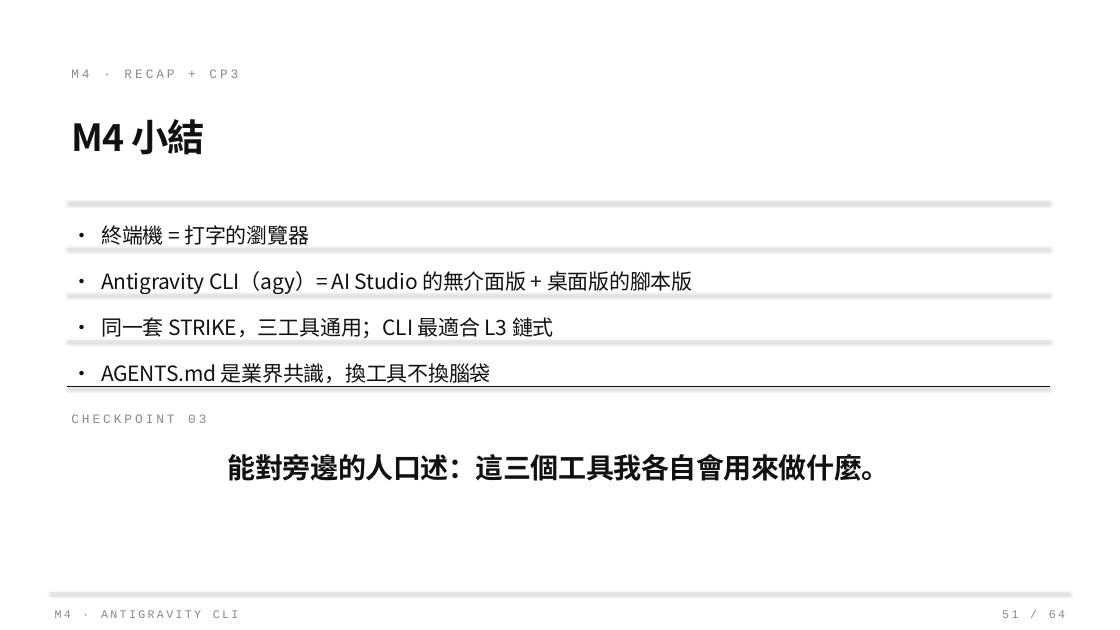
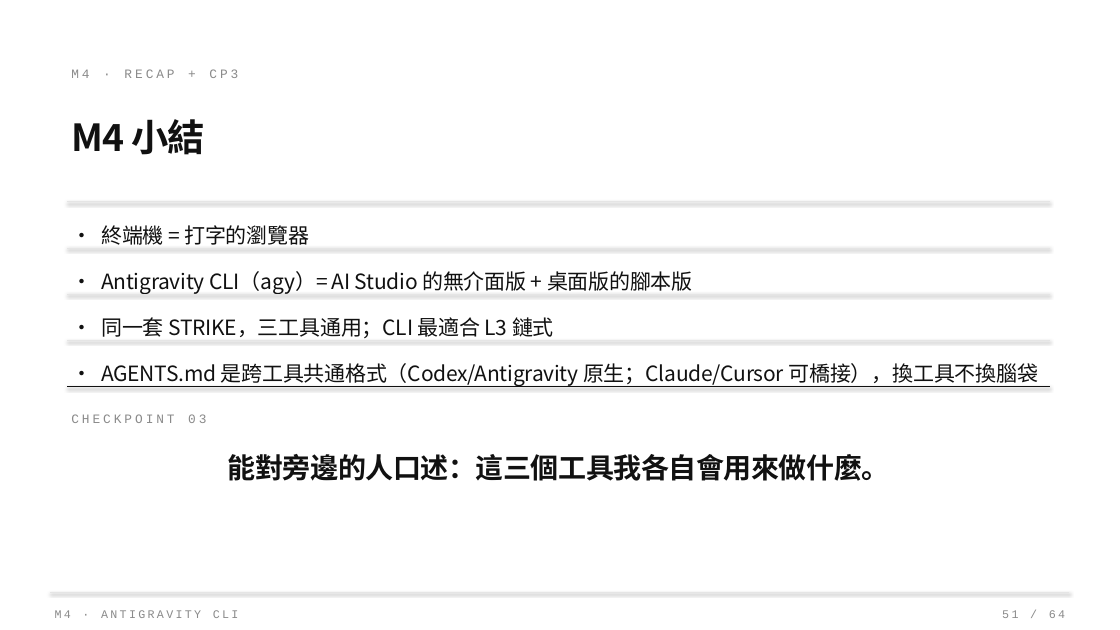
Before and after one commit to Zenobia000/SDD-agent-coding-beginner, a slide deck: slide 51 of class_plan/vibe_coding_workshop.pptx. Drawn at 1120x630 pixels with LibreOffice and Linux fonts; fonts in the diff are those of the drawing. Boxes give left, top, right and bottom in pixels: in the first picture for what was removed or moved away, otherwise in the second. Text is boxed around its words. In the diff, an @@ line names an element or a change of style, - is before the commit and + after.

Commit message:
docs: 軟化 AGENTS.md「業界統一規範」過度宣稱
WHY: 教材原本聲稱 AGENTS.md 是「業界統一規範 / 業界共識通用格式」，
且把 Cursor 列為「自動讀 AGENTS.md」的工具之一。這兩處過度宣稱會
讓學員實際打開 Cursor / Claude Code 時發現「不是這樣」、信任崩壞。

WHAT: 全專案 8 個檔案 + 重 build 的 pptx 統一改成精準描述——
- 原生讀 AGENTS.md：OpenAI Codex、Antigravity（CLI agy / 桌面版）
- 各有原生入口需橋接：Claude Code（CLAUDE.md）、Cursor（.cursor/rules/）、
  Copilot（.github/copilot-instructions.md）、Windsurf（.windsurfrules）
- 補上 blueprint 的橋接範例（一行 rules 指向 AGENTS.md）

IMPACT: 教學定位從「業界統一」改為「新興跨工具共通格式 + 橋接」，
與外部現實對齊；不影響 .agents/ 目錄結構與 settings.json 配置。
仍待驗證項目：agy plugin import gemini 指令實測（README 兩處引用）。

```diff
--- a/class_plan/vibe_coding_workshop.pptx
+++ b/class_plan/vibe_coding_workshop.pptx
@@ text at [101, 363, 1038, 386]: text changed @@
-· AGENTS.md 是業界共識，換工具不換腦袋
+· AGENTS.md 是跨工具共通格式（Codex/Antigravity 原生；Claude/Cursor 可橋接），換工具不換腦袋
```
Also in this commit, not shown: 2 other slides changed, 9 other files.
